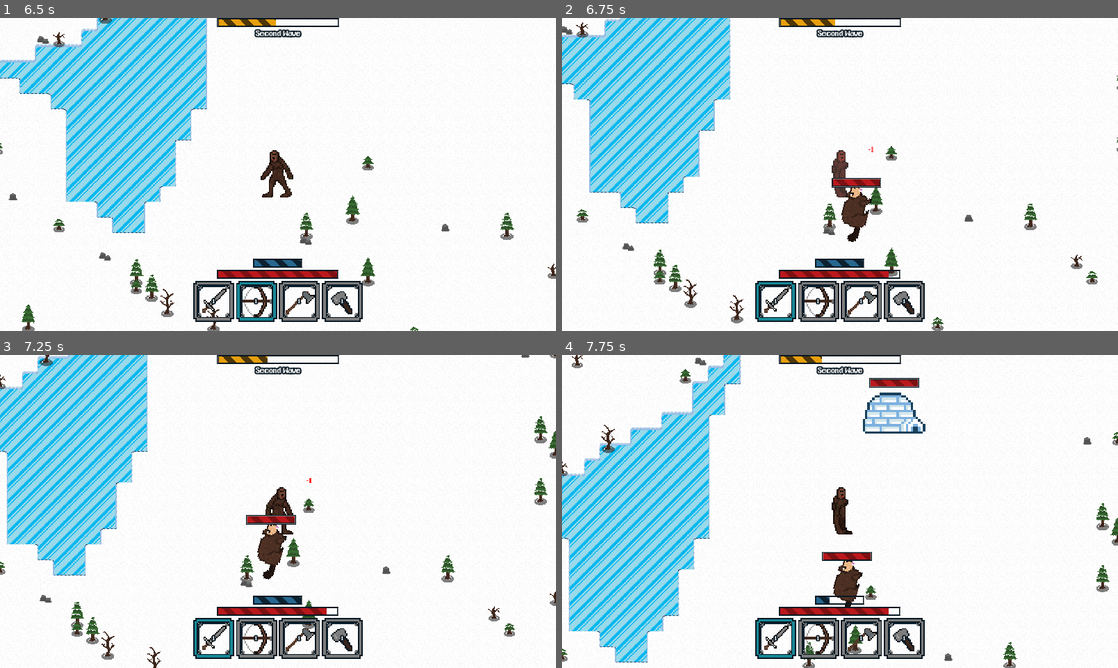
Above: before the commit, frames 1-4 (two rows, left to right).
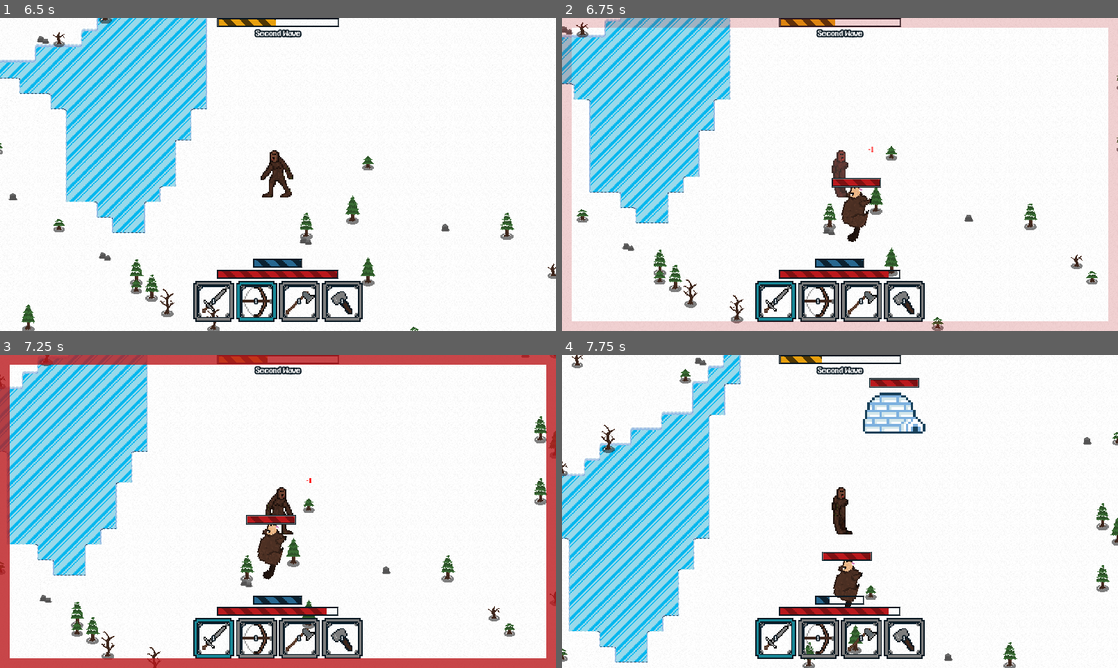
Above: after the commit, the same moments.

Repository: jharroff/CS3-CapstoneProject
Game: Godot game, scene res://startscreen/start_screen.tscn
Same seed, same stepped clock (60 frames per second), same inputs: the game is played once before the commit and once after it.
Inputs (mouse positions are in pixels of both pictures, inside the frame that each line leads up to):
- Up to frame 1 (6.5 s): click "Start Game" at 0.5 s; move the mouse to (400, 158) at 1.27 s; hold D (move_right) 1.28-2.03 s; click (400, 158) at 1.35 s; move the mouse to (166, 190) at 2.02 s; hold S (move_down) 2.03-2.78 s; right-click (166, 190) at 2.1 s; move the mouse to (333, 105) at 2.77 s; hold D (move_right) 2.78-3.53 s; tap Mouse wheel down (scrollDown) at 2.85, 5.85 s; move the mouse to (250, 237) at 3.52 s; hold W (move_up) 3.53-4.28 s; tap Mouse wheel up (scrollUp) at 3.6 s; move the mouse to (444, 221) at 4.27 s; hold A (move_left) 4.28-5.78 s; click (444, 221) at 4.35 s; move the mouse to (111, 127) at 5.02 s; right-click (111, 127) at 5.1 s; move the mouse to (305, 174) at 5.77 s; hold S (move_down) from 5.78 s (still down)
- Up to frame 2 (6.75 s): move the mouse to (756, 96) at 6.52 s; release S (move_down) at 6.53 s; hold D (move_right) from 6.53 s (still down); tap Mouse wheel up (scrollUp) at 6.6 s
- Up to frame 3 (7.25 s): keep holding D (move_right)
- Up to frame 4 (7.75 s): move the mouse to (962, 495) at 7.27 s; release D (move_right) at 7.28 s; hold W (move_up) from 7.28 s (still down); click (962, 495) at 7.35 s

Frame 1 is identical in both runs. In frame 2, 9.3% of the frame differs, in the area x 0-100%, y 0-100%; in frame 3, 9.5%; in frame 4, nothing differs.

Commit message:
Damage notification (#106)
* Invert hotbar scrolling

* Added random seed back

* Added ice gem texture

* Added damage notification

Diff:
--- a/Player/Player.gd
+++ b/Player/Player.gd
@@ -5,6 +5,7 @@
 signal death
 signal mainInteract
 signal buildMenu
+signal damage
 @onready var _healthChangeScene = preload("res://inventory/health_change.tscn") # The health change animation scene
 @onready var _attackScene = preload("res://gameplayReferences/combat/attack.tscn")
 @onready var _hotbarScene = preload("res://Hotbar/hotbar.tscn")
@@ -54,6 +55,7 @@
 	_mode = _toolList[0] #Sets the first tool as the default value for the player
 	_hotbar.set_active_tool(_toolList[_modeInt]) # Sets the selected hotbar item
 	mainInteract.connect(global.world.UIParent.get_node("CenterHUD/ToolCooldown").start)
+	damage.connect(global.world.UIParent.get_node("DamageWarning").play) # Connects the signal to the damage warning animation
 	input.leftClick.connect(func(): mainInteract.emit())
 	input.scrollUp.connect(func(): cycleMode(-1))
 	input.scrollDown.connect(func(): cycleMode(1))
@@ -100,6 +102,7 @@
 	_health+=_amount
 	healthChanged.emit()
 	if _amount < 0:
+		damage.emit()
 		if _health<=0:
 			death.emit()
 		if displayChange:
--- a/Viewport/uiParent.tscn
+++ b/Viewport/uiParent.tscn
@@ -1,12 +1,13 @@
-[gd_scene load_steps=8 format=3 uid="uid://djwwygdbkecpf"]
+[gd_scene load_steps=9 format=3 uid="uid://djwwygdbkecpf"]
 
 [ext_resource type="Script" path="res://Viewport/ui_parent.gd" id="1_vomrg"]
 [ext_resource type="PackedScene" uid="uid://dfrt33c1gjcjo" path="res://inventory/buildMenu/buildMenu.tscn" id="2_nsqpp"]
 [ext_resource type="PackedScene" uid="uid://4an7svyd3c01" path="res://inventory/craftingMenu/craftingMenu.tscn" id="3_3xali"]
 [ext_resource type="Script" path="res://Viewport/items_changed.gd" id="4_vji0o"]
 [ext_resource type="PackedScene" uid="uid://b1rgl0x6u324p" path="res://ProgressBars/status_bars.tscn" id="5_e6lsy"]
-[ext_resource type="PackedScene" uid="uid://bewwxsy2784v5" path="res://waveSystem/wave_progress.tscn" id="6_gyyec"]
+[ext_resource type="PackedScene" path="res://waveSystem/wave_progress.tscn" id="6_gyyec"]
 [ext_resource type="PackedScene" uid="uid://c72cw44vj0oy4" path="res://player_death.tscn" id="7_ix22k"]
+[ext_resource type="PackedScene" uid="uid://t1ev12a4l7q7" path="res://damage_warning.tscn" id="8_fceoe"]
 
 [node name="UIParent" type="CanvasLayer"]
 script = ExtResource("1_vomrg")
@@ -42,3 +43,7 @@
 [node name="WaveProgress" parent="." instance=ExtResource("6_gyyec")]
 
 [node name="PlayerDeath" parent="." instance=ExtResource("7_ix22k")]
+visible = false
+
+[node name="DamageWarning" parent="." instance=ExtResource("8_fceoe")]
+anchors_preset = 15
--- /dev/null
+++ b/damage_warning.gd
@@ -0,0 +1,11 @@
+extends Control
+
+func _ready() -> void:
+	visible = false
+func play():
+	visible=true
+	$AnimationPlayer.play("Fade")
+
+
+func _on_animation_player_animation_finished(anim_name: StringName) -> void:
+	visible=false
--- /dev/null
+++ b/damage_warning.tscn
@@ -0,0 +1,97 @@
+[gd_scene load_steps=5 format=3 uid="uid://t1ev12a4l7q7"]
+
+[ext_resource type="Script" path="res://damage_warning.gd" id="1_fjlsi"]
+
+[sub_resource type="Animation" id="Animation_xsw5v"]
+resource_name = "Fade"
+tracks/0/type = "value"
+tracks/0/imported = false
+tracks/0/enabled = true
+tracks/0/path = NodePath(".:modulate")
+tracks/0/interp = 1
+tracks/0/loop_wrap = true
+tracks/0/keys = {
+"times": PackedFloat32Array(0, 0.5, 1),
+"transitions": PackedFloat32Array(1, 1, 1),
+"update": 0,
+"values": [Color(1, 1, 1, 0), Color(1, 1, 1, 1), Color(1, 1, 1, 0)]
+}
+
+[sub_resource type="Animation" id="Animation_wllyy"]
+length = 0.001
+tracks/0/type = "value"
+tracks/0/imported = false
+tracks/0/enabled = true
+tracks/0/path = NodePath(".:modulate")
+tracks/0/interp = 1
+tracks/0/loop_wrap = true
+tracks/0/keys = {
+"times": PackedFloat32Array(0),
+"transitions": PackedFloat32Array(1),
+"update": 0,
+"values": [Color(1, 1, 1, 1)]
+}
+
+[sub_resource type="AnimationLibrary" id="AnimationLibrary_ca40m"]
+_data = {
+"Fade": SubResource("Animation_xsw5v"),
+"RESET": SubResource("Animation_wllyy")
+}
+
+[node name="DamageWarning" type="Control"]
+layout_mode = 3
+anchors_preset = 15
+anchor_right = 1.0
+anchor_bottom = 1.0
+grow_horizontal = 2
+grow_vertical = 2
+script = ExtResource("1_fjlsi")
+
+[node name="ColorRect" type="ColorRect" parent="."]
+layout_mode = 1
+anchors_preset = -1
+anchor_right = 1.0
+offset_left = 20.0
+offset_right = -20.0
+offset_bottom = 20.0
+grow_horizontal = 2
+color = Color(0.729412, 0.0941176, 0.109804, 1)
+
+[node name="ColorRect2" type="ColorRect" parent="."]
+layout_mode = 1
+anchors_preset = -1
+anchor_top = 1.0
+anchor_right = 1.0
+anchor_bottom = 1.0
+offset_left = 20.0
+offset_top = -20.0
+offset_right = -20.0
+grow_horizontal = 2
+grow_vertical = 0
+color = Color(0.729412, 0.0941176, 0.109804, 1)
+
+[node name="ColorRect3" type="ColorRect" parent="."]
+layout_mode = 1
+anchors_preset = -1
+anchor_bottom = 1.0
+offset_right = 20.0
+grow_vertical = 2
+color = Color(0.729412, 0.0941176, 0.109804, 1)
+
+[node name="ColorRect4" type="ColorRect" parent="."]
+layout_mode = 1
+anchors_preset = -1
+anchor_left = 1.0
+anchor_right = 1.0
+anchor_bottom = 1.0
+offset_left = -20.0
+grow_horizontal = 0
+grow_vertical = 2
+color = Color(0.729412, 0.0941176, 0.109804, 1)
+
+[node name="AnimationPlayer" type="AnimationPlayer" parent="."]
+libraries = {
+"": SubResource("AnimationLibrary_ca40m")
+}
+
+[connection signal="animation_finished" from="AnimationPlayer" to="." method="_on_animation_player_animation_finished"]
